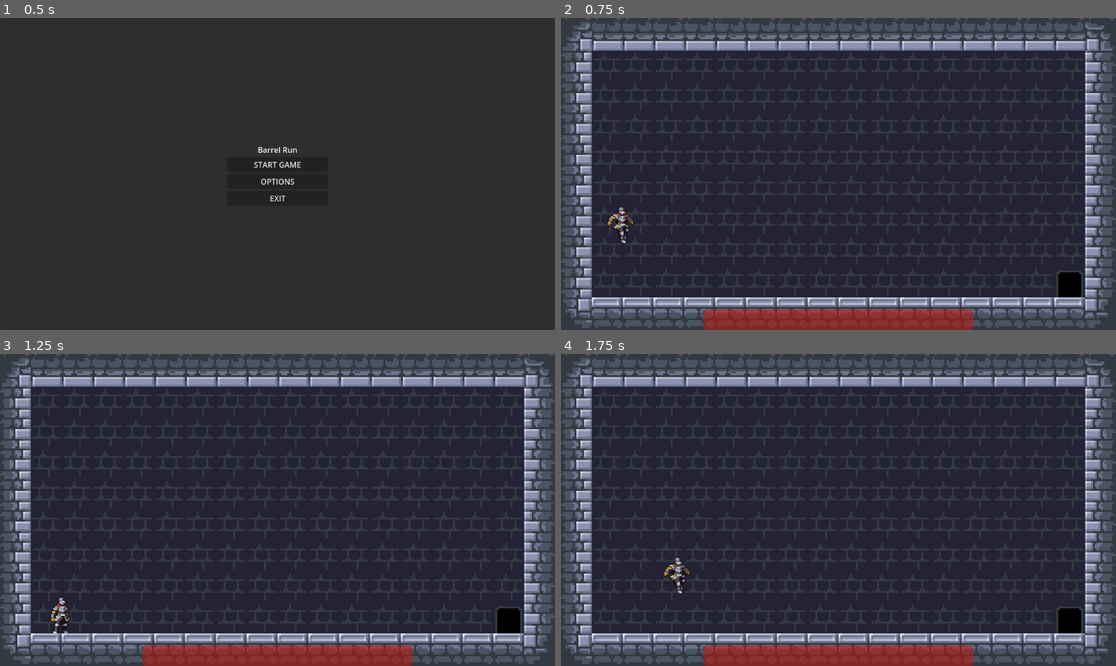
Above: before the commit, frames 1-4 (two rows, left to right).
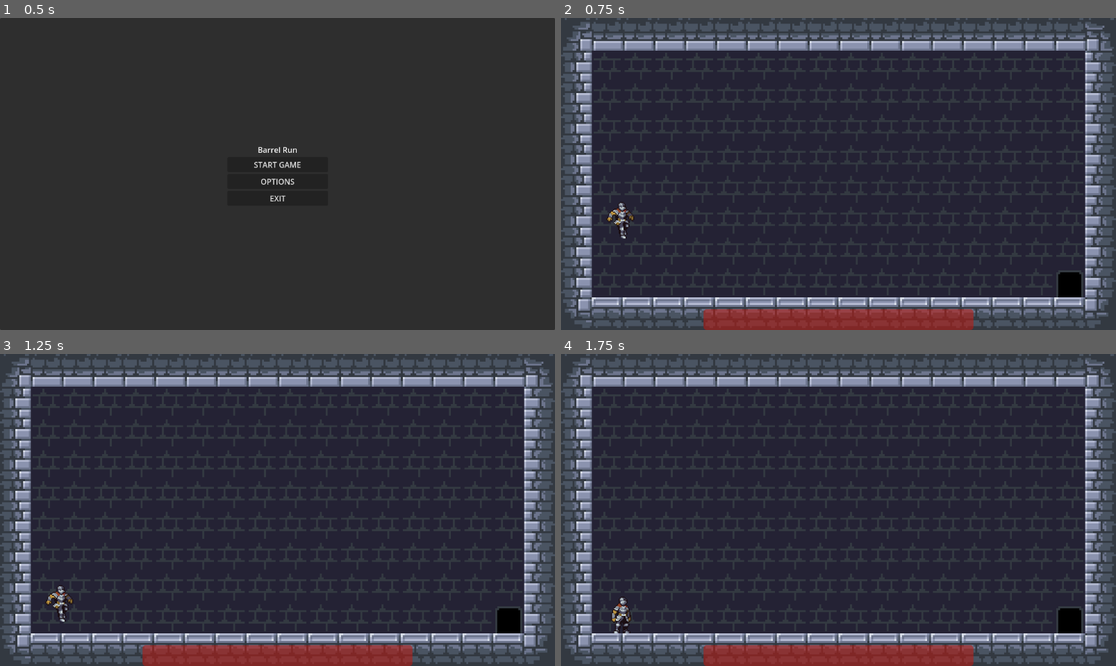
Above: after the commit, the same moments.

Repository: Unequipped/Untitled-Platformer
Game: Godot game, scene res://Scenes/Game/game.tscn
The game is run twice, just before and just after one commit, with the same random seed, the same clock (stepped at 60 frames per second) and the same inputs.
Inputs:
- Up to frame 1 (0.5 s): no input
- Up to frame 2 (0.75 s): click "START GAME" at 0.5 s
- Up to frame 3 (1.25 s): no input
- Up to frame 4 (1.75 s): hold D (right) from 1.28 s (still down); hold W (up) from 1.28 s (still down)

Frame 1 is identical in both runs. In frame 2, 0.3% of the frame differs, in the area x 8-14%, y 59-73%; in frame 3, 0.4%; in frame 4, 0.5%, in the area x 9-24%, y 65-90%.
Error after the commit: Cannot call method 'is_on_floor' on a null value. (res://Scenes/Entities/components/jump.gd:18)

Commit message:
Implementing state machine part 1

Diff:
--- /dev/null
+++ b/Scenes/Entities/States/state_class.gd
@@ -0,0 +1,25 @@
+class_name State
+extends Node
+
+@export var animation_name: String
+@export var move_speed: float = 400
+
+@export var gravity: int = 110
+
+var parent: CharacterBody2D
+
+func enter():
+	pass
+	#parent.animations.play(animation_name)
+
+func exit():
+	pass
+
+func process_input(event: InputEvent):
+	return null
+
+func process_frame(delta):
+	return null
+
+func process_physics(delta):
+	return null
--- a/Scenes/Entities/States/state_machine.gd
+++ b/Scenes/Entities/States/state_machine.gd
@@ -1,5 +1,8 @@
+class_name State_Machine
 extends Node
-class_name State_Machine
+
+@export var starting_state: State
+var current_state: State
 
 enum states {
 		IDLE,
@@ -7,17 +10,42 @@
 		JUMP,
 		}
 
-func enter():
-	pass
+func init(parent):
+	change_state(starting_state)
 
-func exit():
-	pass
+func change_state(new_state):
+	if current_state:
+		current_state.exit()
+	current_state = new_state
+	current_state.enter()
 
-func update():
-	pass
+func process_physics(delta):
+	var new_state = current_state.process_physics(delta)
+	if new_state:
+		change_state(new_state)
 
-func physics_update():
-	pass
+func process_input(event: InputEvent):
+	var new_state = current_state.process_input(event)
+	if new_state:
+		change_state(new_state)
 
-func switch_state():
-	pass
+func process_frame(delta):
+	var new_state = current_state.process_frame(delta)
+	if new_state:
+		change_state(new_state)
+
+
+#func enter():
+	#pass
+#
+#func exit():
+	#pass
+#
+#func update():
+	#pass
+#
+#func physics_update():
+	#pass
+#
+#func switch_state():
+	#pass
--- a/Scenes/Entities/components/gravity.gd
+++ b/Scenes/Entities/components/gravity.gd
@@ -1,21 +1,29 @@
-extends Node
+class_name Gravity
+extends State
 
 @export var actor: CharacterBody2D
 
-@export var min_grav: int = 1
-@export var max_grav: int = 5
-@export var term_vel: int = 200
+@export var idle_state: State
 
-func apply_gravity(gravity_weight: float = 1, friction: float = 1):
-	var gravity = lerpf(min_grav, max_grav, gravity_weight) / friction
-	if actor.vel.y + gravity < term_vel:
-		actor.vel.y += gravity
+var y_accel: float = 2
+var y_speed: float = 0.0
+var term_vel: float = 200
+
+func enter():
+	actor.state = actor.states.FALL
+
+func process_physics(delta):
+	return apply_gravity()
+
+func apply_gravity():
+	if actor.vel.y < term_vel:
+		actor.vel.y += y_accel
 	elif actor.vel.y > term_vel:
 		actor.vel.y = term_vel
 
 	if actor.is_on_floor():
+		y_speed = 0
 		actor.vel.y = 0
-	return actor.vel.y
+		return idle_state
 
-func _physics_process(delta):
-	apply_gravity()
+	return null
--- /dev/null
+++ b/Scenes/Entities/components/idle.gd
@@ -0,0 +1,26 @@
+class_name idle
+extends State
+
+@export var actor: CharacterBody2D
+@export var falling_state: State
+@export var jump_state: State
+@export var run_state: State
+
+func enter():
+	actor.state = actor.states.IDLE
+
+func process_input(event: InputEvent):
+	if event.is_action_pressed("up"):
+		return jump_state
+
+	if event.is_action_pressed("left") or event.is_action_pressed("right"):
+		return run_state
+
+	return null
+
+func process_frame(delta):
+	return null
+
+func process_physics(delta):
+	if !actor.is_on_floor() or actor.vel.y > 0:
+		return falling_state
--- a/Scenes/Entities/components/jump.gd
+++ b/Scenes/Entities/components/jump.gd
@@ -1,8 +1,8 @@
-class_name jumper
-extends Node
+class_name Jumper
+extends State
 
 @export var actor: CharacterBody2D
-
+@export var jump_height: int = 110
 @export var buffer_time: float = 0.05
 
 var jump_buffer_timer: float = 0.0
@@ -17,7 +17,7 @@
 func _physics_process(delta):
 	if actor.is_on_floor():
 		if jump_buffer_timer > 0:
-			actor.vel.y -= 110
+			actor.vel.y -= jump_height
 			animate()
 
 func _input(event):
--- /dev/null
+++ b/Scenes/Entities/components/run.gd
@@ -0,0 +1,23 @@
+extends State
+
+@export var actor: CharacterBody2D
+@export var SPEED: int = 80
+
+var velocity: Vector2 = Vector2.ZERO
+
+func run():
+	velocity.x = actor.get_input()
+	velocity.x *= SPEED
+	actor.vel.x = velocity.x
+
+func enter():
+	actor.state = actor.states.RUN
+
+func process_input(event: InputEvent):
+	pass
+
+func process_frame(delta):
+	return null
+
+func process_physics(delta):
+	run()
--- /dev/null
+++ b/Scenes/Entities/input_manager.gd
@@ -0,0 +1,12 @@
+class_name inputManager
+extends Node
+
+
+# Called when the node enters the scene tree for the first time.
+func _ready():
+	pass # Replace with function body.
+
+
+# Called every frame. 'delta' is the elapsed time since the previous frame.
+func _process(delta):
+	pass
--- a/Scenes/Entities/player/idle.gd
+++ /dev/null
@@ -1,5 +0,0 @@
-extends State_Machine
-class_name idle
-
-func enter():
-	pass
--- a/Scenes/Entities/player/player.gd
+++ b/Scenes/Entities/player/player.gd
@@ -1,25 +1,42 @@
-extends Character
+class_name Player
+extends CharacterBody2D
 
 @export var animator:AnimatedSprite2D
+@onready var sprite_pivot: Node2D = $spritePivot
+@onready var state_machine: Object = $state_machine
 
-@export var JUMP:int = 110
-@export var buffer_time: float = 0.1
+@export var SPEED = 65
+@export var GRAVITY = 5
 
-@onready var sprite_pivot: Node2D = $spritePivot
+# Movement related stuff
+var vel = Vector2.ZERO
+var walking:bool = false
+var jumping:bool = false
 
-var jump_buffer_timer: float = 0.0
-
-enum states {
-		IDLE,
-		RUN,
-		JUMP,
-		FALL
-		}
-
+enum states { IDLE, RUN, JUMP, FALL }
 var state: states
 
 func _ready():
+	state = states.IDLE
+	# initialisation
+	state_machine.init(self)
 	set_up_direction(Vector2.UP)
+
+func _unhandled_input(event: InputEvent):
+	state_machine.process_input(event)
+
+func _physics_process(delta: float):
+	set_velocity(vel)
+	move_and_slide()
+	state_machine.process_physics(delta)
+	#movement()
+
+func _process(delta: float):
+	state_machine.process_frame(delta)
+	animate()
+	pass
+	#dealing_with_states()
+
 
 func get_input():
 	var direction:Vector2 = Vector2.ZERO
@@ -28,6 +45,7 @@
 	if Input.is_action_pressed("left"):
 		direction.x -= 1
 	return direction.x
+
 
 func animate():
 	match state:
@@ -40,22 +58,21 @@
 		states.FALL:
 			animator.play("fall")
 
-func dealing_with_states():
-	if is_on_floor():
-		if Input.get_axis("left", "right") != 0:
-			state = states.RUN
-		else:
-			state = states.IDLE
-	else:
-		if vel.y < 0:
-			state = states.JUMP
-		elif vel.y > 0:
-			state = states.FALL
-		else:
-			pass # if you adjust the if and elif condiitions you could add a jump/fall transition state
+#func dealing_with_states():
+	#if is_on_floor():
+		#if Input.get_axis("left", "right") != 0:
+			#state = states.RUN
+		#else:
+			#state = states.IDLE
+	#else:
+		#if vel.y < 0:
+			#state = states.JUMP
+		#elif vel.y > 0:
+			#state = states.FALL
+		#else:
+			#pass # if you adjust the if and elif condiitions you could add a jump/fall transition state
 
 func movement():
-	vel.x = get_input()
 	if Input.get_axis("left", "right") == -1:
 		# unfortuantely using flip_h isn't that good because of the way the sprite isn't centred
 		sprite_pivot.scale.x = -1
@@ -63,13 +80,4 @@
 		sprite_pivot.scale.x = 1
 	else:
 		pass
-	vel.x *= SPEED
-	set_velocity(vel)
 	move_and_slide()
-
-func _process(delta):
-	dealing_with_states()
-	animate()
-
-func _physics_process(_delta):
-	movement()
--- a/Scenes/Entities/player/player.tscn
+++ b/Scenes/Entities/player/player.tscn
@@ -1,19 +1,39 @@
-[gd_scene load_steps=40 format=3 uid="uid://da4s40vtvfjng"]
+[gd_scene load_steps=48 format=3 uid="uid://da4s40vtvfjng"]
 
 [ext_resource type="Script" path="res://Scenes/Entities/player/player.gd" id="1_rygmp"]
 [ext_resource type="Texture2D" uid="uid://qesibs6td8c5" path="res://Assets/Character/Outline/120x80_PNGSheets/_Idle.png" id="2_5dh45"]
+[ext_resource type="Texture2D" uid="uid://cdhjvo8ebagoq" path="res://Assets/Character/Outline/120x80_PNGSheets/_Attack.png" id="2_k48sx"]
 [ext_resource type="Texture2D" uid="uid://74lj7y28bb2e" path="res://Assets/Character/Outline/120x80_PNGSheets/_Fall.png" id="2_qfr0e"]
 [ext_resource type="PackedScene" uid="uid://bvc20mqmyjoyq" path="res://Scenes/Entities/components/hitbox_component.tscn" id="3_4rgno"]
 [ext_resource type="Script" path="res://Scenes/Entities/components/health_component.gd" id="3_6pdar"]
 [ext_resource type="Texture2D" uid="uid://8p06bgcjfssc" path="res://Assets/Character/Outline/120x80_PNGSheets/_Jump.png" id="3_dvl3g"]
 [ext_resource type="Texture2D" uid="uid://be7idgbeq8p1s" path="res://Assets/Character/Outline/120x80_PNGSheets/_Run.png" id="3_fgymf"]
 [ext_resource type="Script" path="res://Scenes/Entities/components/gravity.gd" id="4_nx6bj"]
-[ext_resource type="Script" path="res://Scenes/Entities/components/jump.gd" id="6_p2byg"]
 [ext_resource type="Script" path="res://Scenes/Entities/States/state_machine.gd" id="8_cib3w"]
+[ext_resource type="Script" path="res://Scenes/Entities/input_manager.gd" id="9_uitvm"]
+[ext_resource type="Script" path="res://Scenes/Entities/components/idle.gd" id="11_yjmi7"]
+[ext_resource type="Script" path="res://Scenes/Entities/components/run.gd" id="13_eiore"]
+[ext_resource type="Script" path="res://Scenes/Entities/components/jump.gd" id="14_yfwqa"]
 
 [sub_resource type="RectangleShape2D" id="RectangleShape2D_rh7gx"]
 size = Vector2(15, 10)
 
+[sub_resource type="AtlasTexture" id="AtlasTexture_jwv5k"]
+atlas = ExtResource("2_k48sx")
+region = Rect2(0, 0, 120, 80)
+
+[sub_resource type="AtlasTexture" id="AtlasTexture_bhegq"]
+atlas = ExtResource("2_k48sx")
+region = Rect2(120, 0, 120, 80)
+
+[sub_resource type="AtlasTexture" id="AtlasTexture_kxm2q"]
+atlas = ExtResource("2_k48sx")
+region = Rect2(240, 0, 120, 80)
+
+[sub_resource type="AtlasTexture" id="AtlasTexture_4x1hn"]
+atlas = ExtResource("2_k48sx")
+region = Rect2(360, 0, 120, 80)
+
 [sub_resource type="AtlasTexture" id="AtlasTexture_f2kbd"]
 atlas = ExtResource("2_qfr0e")
 region = Rect2(0, 0, 120, 80)
@@ -120,6 +140,23 @@
 
 [sub_resource type="SpriteFrames" id="SpriteFrames_ubri2"]
 animations = [{
+"frames": [{
+"duration": 1.0,
+"texture": SubResource("AtlasTexture_jwv5k")
+}, {
+"duration": 1.0,
+"texture": SubResource("AtlasTexture_bhegq")
+}, {
+"duration": 1.0,
+"texture": SubResource("AtlasTexture_kxm2q")
+}, {
+"duration": 1.0,
+"texture": SubResource("AtlasTexture_4x1hn")
+}],
+"loop": false,
+"name": &"attack",
+"speed": 12.0
+}, {
 "frames": [{
 "duration": 1.0,
 "texture": SubResource("AtlasTexture_f2kbd")
@@ -241,8 +278,7 @@
 scale = Vector2(0.5, 0.5)
 sprite_frames = SubResource("SpriteFrames_ubri2")
 animation = &"idle"
-frame = 3
-frame_progress = 0.650002
+frame_progress = 0.982857
 
 [node name="htibox_component" parent="." node_paths=PackedStringArray("health") instance=ExtResource("3_4rgno")]
 collision_mask = 4
@@ -256,15 +292,26 @@
 
 [node name="animation_handler" type="Node" parent="."]
 
-[node name="state_machine" type="Node" parent="."]
+[node name="input_manager" type="Node" parent="."]
+script = ExtResource("9_uitvm")
+
+[node name="state_machine" type="Node" parent="." node_paths=PackedStringArray("starting_state")]
 script = ExtResource("8_cib3w")
-
-[node name="gravity" type="Node" parent="state_machine" node_paths=PackedStringArray("actor")]
+starting_state = NodePath("gravity")
+
+[node name="idle" type="Node" parent="state_machine" node_paths=PackedStringArray("actor", "falling_state")]
+script = ExtResource("11_yjmi7")
+actor = NodePath("../..")
+falling_state = NodePath("../gravity")
+
+[node name="gravity" type="Node" parent="state_machine" node_paths=PackedStringArray("actor", "idle_state")]
 script = ExtResource("4_nx6bj")
 actor = NodePath("../..")
-
-[node name="jump" type="Node" parent="state_machine" node_paths=PackedStringArray("actor")]
-script = ExtResource("6_p2byg")
+idle_state = NodePath("../idle")
+
+[node name="run" type="Node" parent="state_machine" node_paths=PackedStringArray("actor")]
+script = ExtResource("13_eiore")
 actor = NodePath("../..")
 
-[node name="walking" type="Node" parent="state_machine"]
+[node name="jump" type="Node" parent="state_machine"]
+script = ExtResource("14_yfwqa")
